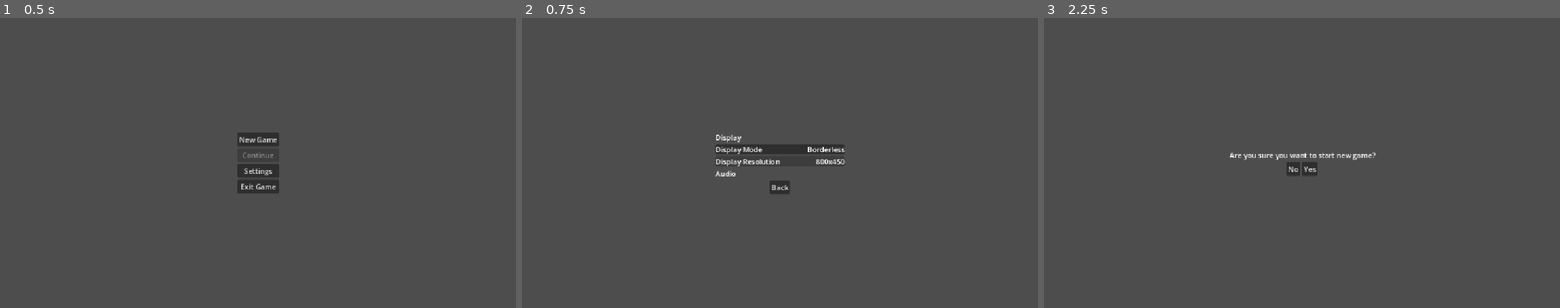
Above: before the commit, frames 1-3 (left to right).
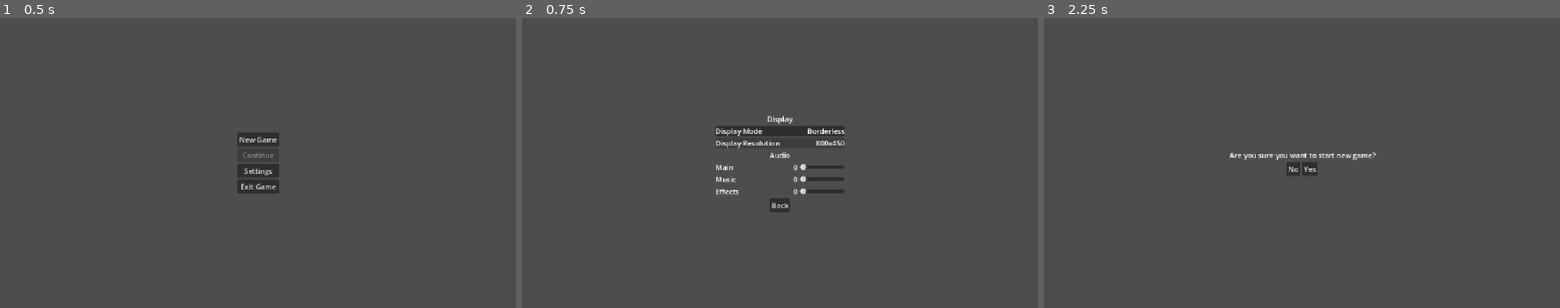
Above: after the commit, the same moments.

Repository: KaschaArtem/Hamlet
Game: Godot game, scene res://scenes/active_scenes/main_menu.tscn
Same seed, same stepped clock (60 frames per second), same inputs: the game is played once before the commit and once after it.
Inputs:
- Up to frame 1 (0.5 s): no input
- Up to frame 2 (0.75 s): click "Settings" at 0.5 s
- Up to frame 3 (2.25 s): click "Back" at 1.25 s; click "New Game" at 2 s

Frame 1 is identical in both runs. In frame 2, 2.6% of the frame differs, in the area x 37-63%, y 33-67%; in frame 3, nothing differs.

Commit message:
added volume sliders

Diff:
--- /dev/null
+++ b/default_bus_layout.tres
@@ -0,0 +1,15 @@
+[gd_resource type="AudioBusLayout" format=3 uid="uid://bj3a8qoigrdno"]
+
+[resource]
+bus/1/name = &"Music"
+bus/1/solo = false
+bus/1/mute = false
+bus/1/bypass_fx = false
+bus/1/volume_db = 0.0
+bus/1/send = &"Master"
+bus/2/name = &"Effects"
+bus/2/solo = false
+bus/2/mute = false
+bus/2/bypass_fx = false
+bus/2/volume_db = 0.0
+bus/2/send = &"Master"
--- a/scenes/main_menu_scenes/settings.tscn
+++ b/scenes/main_menu_scenes/settings.tscn
@@ -2,7 +2,7 @@
 
 [ext_resource type="Script" uid="uid://fc4dan5ybyso" path="res://scripts/menu/settings.gd" id="1_bbxhd"]
 
-[node name="Settings" type="Control" unique_id=265393910 node_paths=PackedStringArray("display_mode_button", "display_mode_label", "display_resolution_button", "dislpay_resolution_label")]
+[node name="Settings" type="Control" unique_id=265393910 node_paths=PackedStringArray("display_mode_button", "display_mode_label", "display_resolution_button", "dislpay_resolution_label", "main_value", "main_slider", "music_value", "music_slider", "effects_value", "effects_slider")]
 layout_mode = 3
 anchors_preset = 15
 anchor_right = 1.0
@@ -14,6 +14,12 @@
 display_mode_label = NodePath("VBoxContainer/Display/DisplayMode/HBoxContainer/DisplayModeLabel")
 display_resolution_button = NodePath("VBoxContainer/Display/DisplayResolution")
 dislpay_resolution_label = NodePath("VBoxContainer/Display/DisplayResolution/HBoxContainer/DisplayModeLabel")
+main_value = NodePath("VBoxContainer/Audio/Main/MainValue")
+main_slider = NodePath("VBoxContainer/Audio/Main/MainSlider")
+music_value = NodePath("VBoxContainer/Audio/Music/MusicValue")
+music_slider = NodePath("VBoxContainer/Audio/Music/MusicSlider")
+effects_value = NodePath("VBoxContainer/Audio/Effects/EffectsValue")
+effects_slider = NodePath("VBoxContainer/Audio/Effects/EffectsSlider")
 
 [node name="VBoxContainer" type="VBoxContainer" parent="." unique_id=783545907]
 layout_mode = 1
@@ -35,6 +41,7 @@
 [node name="Label" type="Label" parent="VBoxContainer/Display" unique_id=1523458339]
 layout_mode = 2
 text = "Display"
+horizontal_alignment = 1
 
 [node name="DisplayMode" type="Button" parent="VBoxContainer/Display" unique_id=1075376122]
 custom_minimum_size = Vector2(288, 23)
@@ -78,6 +85,61 @@
 [node name="Label" type="Label" parent="VBoxContainer/Audio" unique_id=342761630]
 layout_mode = 2
 text = "Audio"
+horizontal_alignment = 1
+
+[node name="Main" type="HBoxContainer" parent="VBoxContainer/Audio" unique_id=254744961]
+layout_mode = 2
+
+[node name="Label" type="Label" parent="VBoxContainer/Audio/Main" unique_id=418452253]
+layout_mode = 2
+size_flags_horizontal = 3
+text = "Main"
+
+[node name="MainValue" type="Label" parent="VBoxContainer/Audio/Main" unique_id=1960428339]
+layout_mode = 2
+text = "0"
+
+[node name="MainSlider" type="HSlider" parent="VBoxContainer/Audio/Main" unique_id=611249890]
+custom_minimum_size = Vector2(100, 0)
+layout_mode = 2
+size_flags_vertical = 1
+max_value = 10.0
+
+[node name="Music" type="HBoxContainer" parent="VBoxContainer/Audio" unique_id=461682357]
+layout_mode = 2
+
+[node name="Label" type="Label" parent="VBoxContainer/Audio/Music" unique_id=1728645575]
+layout_mode = 2
+size_flags_horizontal = 3
+text = "Music"
+
+[node name="MusicValue" type="Label" parent="VBoxContainer/Audio/Music" unique_id=1259083454]
+layout_mode = 2
+text = "0"
+
+[node name="MusicSlider" type="HSlider" parent="VBoxContainer/Audio/Music" unique_id=889410999]
+custom_minimum_size = Vector2(100, 0)
+layout_mode = 2
+size_flags_vertical = 1
+max_value = 10.0
+
+[node name="Effects" type="HBoxContainer" parent="VBoxContainer/Audio" unique_id=89010358]
+layout_mode = 2
+
+[node name="Label" type="Label" parent="VBoxContainer/Audio/Effects" unique_id=906901988]
+layout_mode = 2
+size_flags_horizontal = 3
+text = "Effects"
+
+[node name="EffectsValue" type="Label" parent="VBoxContainer/Audio/Effects" unique_id=950342328]
+layout_mode = 2
+text = "0"
+
+[node name="EffectsSlider" type="HSlider" parent="VBoxContainer/Audio/Effects" unique_id=1616920418]
+custom_minimum_size = Vector2(100, 0)
+layout_mode = 2
+size_flags_vertical = 1
+max_value = 10.0
 
 [node name="Back" type="Button" parent="VBoxContainer" unique_id=1367752356]
 layout_mode = 2
@@ -88,4 +150,7 @@
 
 [connection signal="pressed" from="VBoxContainer/Display/DisplayMode" to="." method="_on_display_mode_pressed"]
 [connection signal="pressed" from="VBoxContainer/Display/DisplayResolution" to="." method="_on_display_resolution_pressed"]
+[connection signal="value_changed" from="VBoxContainer/Audio/Main/MainSlider" to="." method="_on_main_slider_value_changed"]
+[connection signal="value_changed" from="VBoxContainer/Audio/Music/MusicSlider" to="." method="_on_music_slider_value_changed"]
+[connection signal="value_changed" from="VBoxContainer/Audio/Effects/EffectsSlider" to="." method="_on_effects_slider_value_changed"]
 [connection signal="pressed" from="VBoxContainer/Back" to="." method="_on_back_pressed"]
--- a/scripts/autoload/config_manager.gd
+++ b/scripts/autoload/config_manager.gd
@@ -16,10 +16,13 @@
 
 var valid_resolutions: Array = []
 
+var cur_main_bus_value: int
+var cur_music_bus_value: int
+var cur_effects_bus_value: int
+
 
 func calc_valid_resolutions():
 	var screen_size = DisplayServer.screen_get_size()
-	valid_resolutions.clear()
 	for res in RESOLUTIONS:
 		if res.x <= screen_size.x and res.y <= screen_size.y:
 			valid_resolutions.append(res)
@@ -35,6 +38,9 @@
 	var config = ConfigFile.new()
 	config.set_value("display", "resolution", DisplayServer.window_get_size())
 	config.set_value("display", "mode", DisplayServer.window_get_mode())
+	config.set_value("audio", "main", cur_main_bus_value)
+	config.set_value("audio", "music", cur_music_bus_value)
+	config.set_value("audio", "effects", cur_effects_bus_value)
 	var err = config.save(CONFIG_PATH)
 	if err != OK:
 		push_error("Failed to save config")
@@ -48,7 +54,7 @@
 	DisplayServer.window_set_mode(DisplayServer.WINDOW_MODE_FULLSCREEN)
 	get_tree().root.size = DisplayServer.window_get_size()
 
-func apply_loaded_settings(resolution: Vector2i, mode: int):
+func apply_loaded_display_settings(resolution: Vector2i, mode: int):
 	if resolution not in valid_resolutions:
 		apply_best_resolution()
 	else:
@@ -65,7 +71,10 @@
 		return false
 	var resolution = config.get_value("display", "resolution", Vector2i(1152, 648))
 	var mode = config.get_value("display", "mode", DisplayServer.WINDOW_MODE_FULLSCREEN)
-	apply_loaded_settings(resolution, mode)
+	apply_loaded_display_settings(resolution, mode)
+	update_main_bus(config.get_value("audio", "main", 10))
+	update_music_bus(config.get_value("audio", "music", 10))
+	update_effects_bus(config.get_value("audio", "effects", 10))
 	return true
 
 func _ready() -> void:
@@ -98,3 +107,34 @@
 	DisplayServer.window_set_size(valid_resolutions[index])
 	get_tree().root.size = DisplayServer.window_get_size()
 	center_window()
+
+
+func update_main_bus(value: int) -> void:
+	cur_main_bus_value = value
+	var bus_index = AudioServer.get_bus_index("Master")
+	if value == 0:
+		AudioServer.set_bus_mute(bus_index, true)
+	else:
+		AudioServer.set_bus_mute(bus_index, false)
+		var db = linear_to_db(value / 10)
+		AudioServer.set_bus_volume_db(bus_index, db)
+
+func update_music_bus(value: int) -> void:
+	cur_music_bus_value = value
+	var bus_index = AudioServer.get_bus_index("Music")
+	if value == 0:
+		AudioServer.set_bus_mute(bus_index, true)
+	else:
+		AudioServer.set_bus_mute(bus_index, false)
+		var db = linear_to_db(value / 10)
+		AudioServer.set_bus_volume_db(bus_index, db)
+
+func update_effects_bus(value: int) -> void:
+	cur_effects_bus_value = value
+	var bus_index = AudioServer.get_bus_index("Effects")
+	if value == 0:
+		AudioServer.set_bus_mute(bus_index, true)
+	else:
+		AudioServer.set_bus_mute(bus_index, false)
+		var db = linear_to_db(value / 10)
+		AudioServer.set_bus_volume_db(bus_index, db)
--- a/scripts/menu/settings.gd
+++ b/scripts/menu/settings.gd
@@ -9,6 +9,13 @@
 @export var display_resolution_button: Button
 @export var dislpay_resolution_label: Label
 
+@export var main_value: Label
+@export var main_slider: HSlider
+@export var music_value: Label
+@export var music_slider: HSlider
+@export var effects_value: Label
+@export var effects_slider: HSlider
+
 
 func update_display_mode() -> void:
 	var mode = DisplayServer.window_get_mode()
@@ -19,10 +26,25 @@
 			display_mode_label.text = "Borderless"
 func update_display_resolution(resolution) -> void:
 	dislpay_resolution_label.text = str(resolution.x) + "x" + str(resolution.y)
+func update_main_value() -> void:
+	main_value.text = str(int(main_slider.value))
+func update_music_value() -> void:
+	music_value.text = str(int(music_slider.value))
+func update_effects_value() -> void:
+	effects_value.text = str(int(effects_slider.value))
+func update_main_slider() -> void:
+	main_slider.value = ConfigManager.cur_main_bus_value
+func update_music_slider() -> void:
+	music_slider.value = ConfigManager.cur_music_bus_value
+func update_effects_slider() -> void:
+	effects_slider.value = ConfigManager.cur_effects_bus_value
 
 func _ready() -> void:
 	update_display_mode()
 	toggle_display_resolution_button()
+	update_main_slider()
+	update_music_slider()
+	update_effects_slider()
 	self.visible = false
 
 
@@ -50,6 +72,19 @@
 	update_display_resolution(DisplayServer.window_get_size())
 
 
+func _on_main_slider_value_changed(value: float) -> void:
+	ConfigManager.update_main_bus(int(value))
+	update_main_value()
+
+func _on_music_slider_value_changed(value: float) -> void:
+	ConfigManager.update_music_bus(int(value))
+	update_music_value()
+
+func _on_effects_slider_value_changed(value: float) -> void:
+	ConfigManager.update_effects_bus(int(value))
+	update_effects_value()
+
+
 func _input(_event) -> void:
 	if Input.is_action_just_pressed("abort_key"):
 		menu.update(main)
